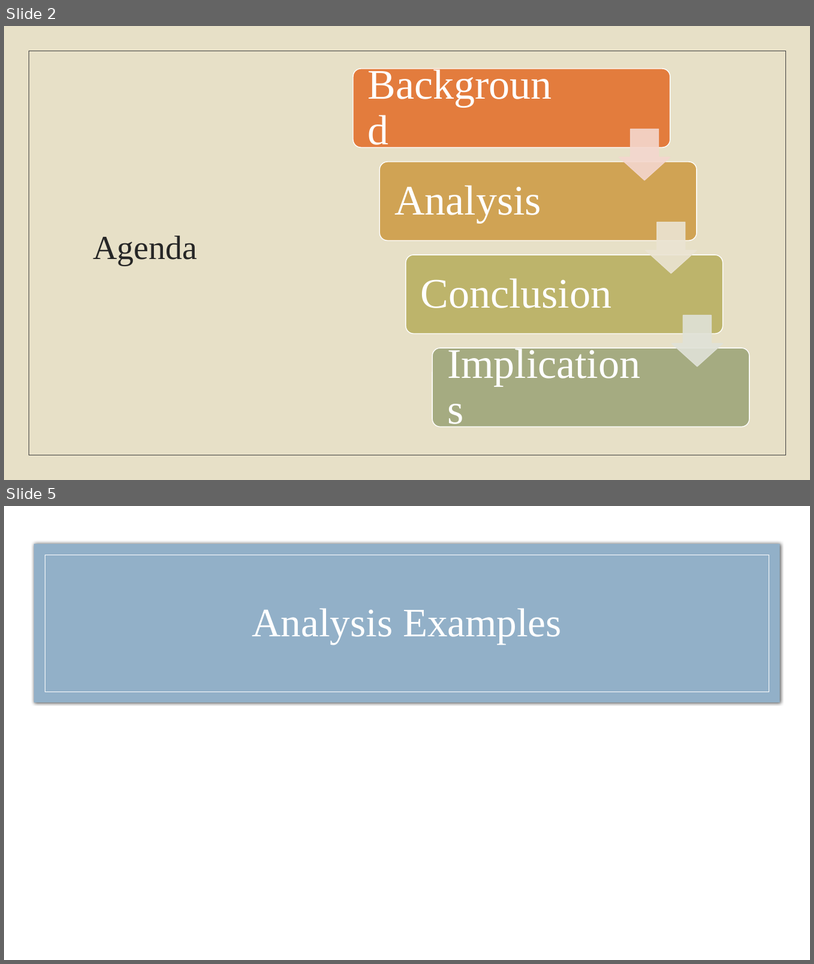
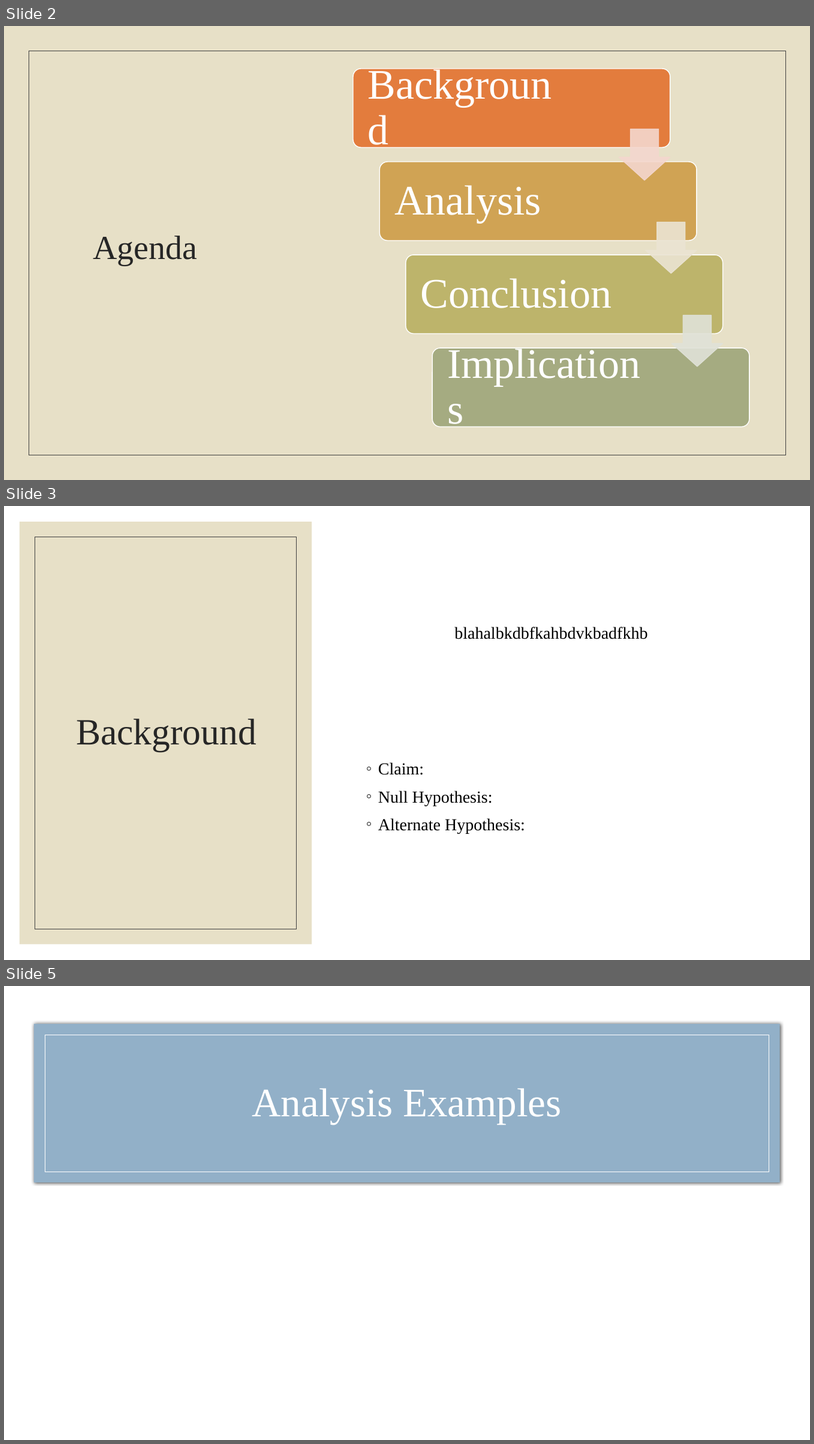
Before and after one commit to laurenemilyto/film_adapatation_success, a slide deck: Steg_pres.pptx. Shown one above the other, each under a label of ours: slides 2 and 5 before the commit, slides 2, 3 and 5 after it; the slides between them are not shown. The pictures are 814x964 and 814x1444 pixels, drawn with LibreOffice and Linux fonts; fonts in the diff are those of the drawing. Boxes give left, top, right and bottom in pixels: in the first picture for what was removed or moved away, otherwise in the second. Text is boxed around its words. In the diff, an @@ line names an element or a change of style, - is before the commit and + after.

```diff
--- a/Steg_pres.pptx
+++ b/Steg_pres.pptx
@@ slide 3 added at (4,506,810,960), background #FFFFFF @@
@@ rectangle added at (4,506,810,960), fill #FFFFFF @@
@@ rectangle added at (20,522,312,944), fill #E7E0C7 @@
@@ rectangle added at (35,537,297,929), outline #404040 0.5 pt @@
@@ text added at (455,627,648,639), 20 pt, text #000000 @@
+blahalbkdbfkahbdvkbadfkhb
@@ title added at (76,718,257,751), 44 pt, text #262626 @@
+Background
@@ text added at (378,762,525,833), 20 pt, text #000000 @@
+◦ Claim:
+◦ Null Hypothesis:
+◦ Alternate Hypothesis:
```
Also in this commit, not shown: 2 other slides added, 3 slides removed, 1 other file.
